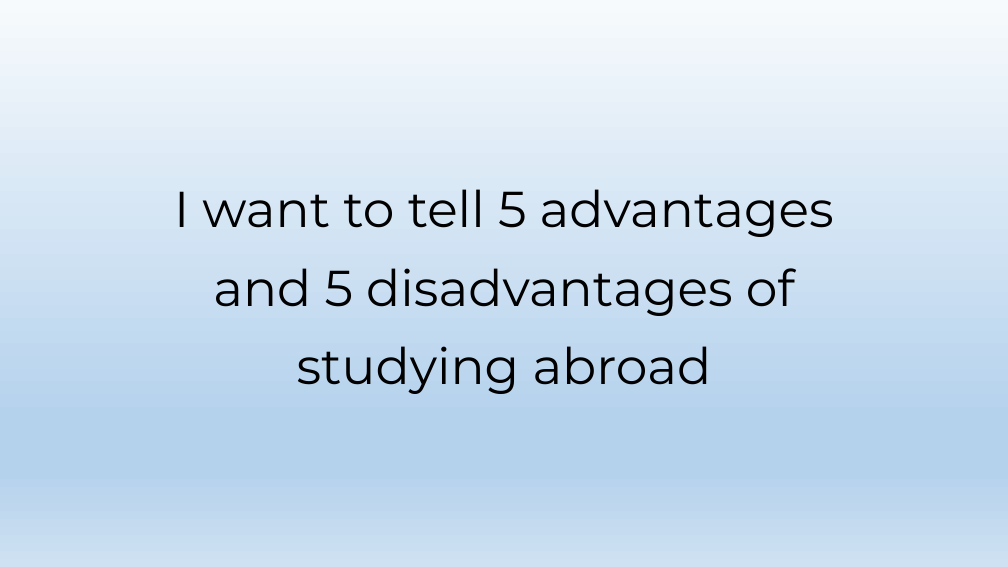
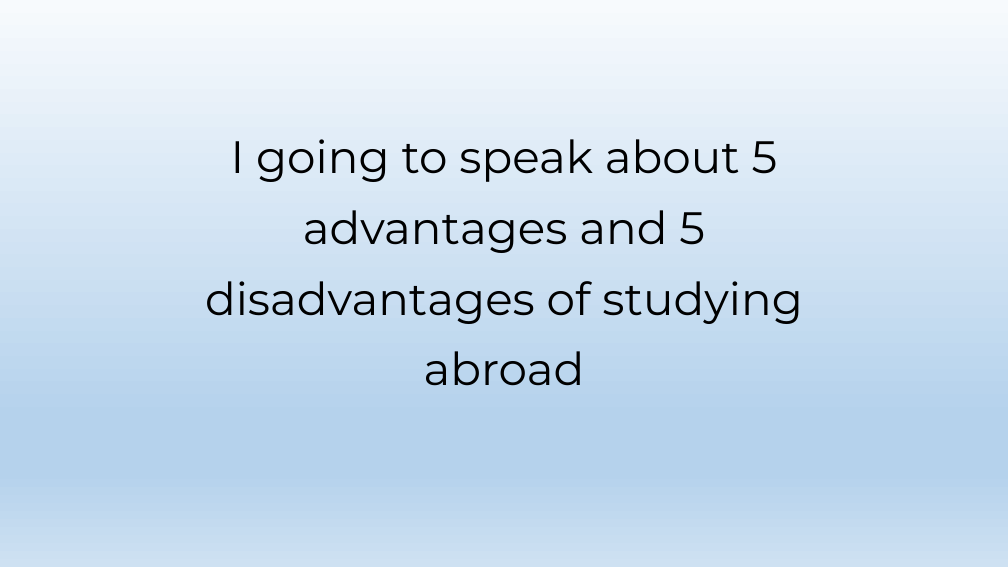
Before and after one commit to fnabiyevuz/english_presentations, a slide deck: slide 2 of Advantages and Disadvantages studying abroad.pptx. Drawn at 1008x567 pixels with LibreOffice and Linux fonts; fonts in the diff are those of the drawing. Boxes give left, top, right and bottom in pixels: in the first picture for what was removed or moved away, otherwise in the second. Text is boxed around its words. In the diff, an @@ line names an element or a change of style, - is before the commit and + after.

Commit message:
feat: pros and cons of studying abroad.pdf

```diff
--- a/Advantages and Disadvantages studying abroad.pptx
+++ b/Advantages and Disadvantages studying abroad.pptx
@@ title at <box>205,139,802,386</box>: text changed; size 48 to 43.2 pt @@
-I want to tell 5 advantages and 5 disadvantages of studying abroad
+I going to speak about 5 advantages and 5 disadvantages of studying abroad
```
Also in this commit, not shown: 2 other slides changed, 1 other file.
